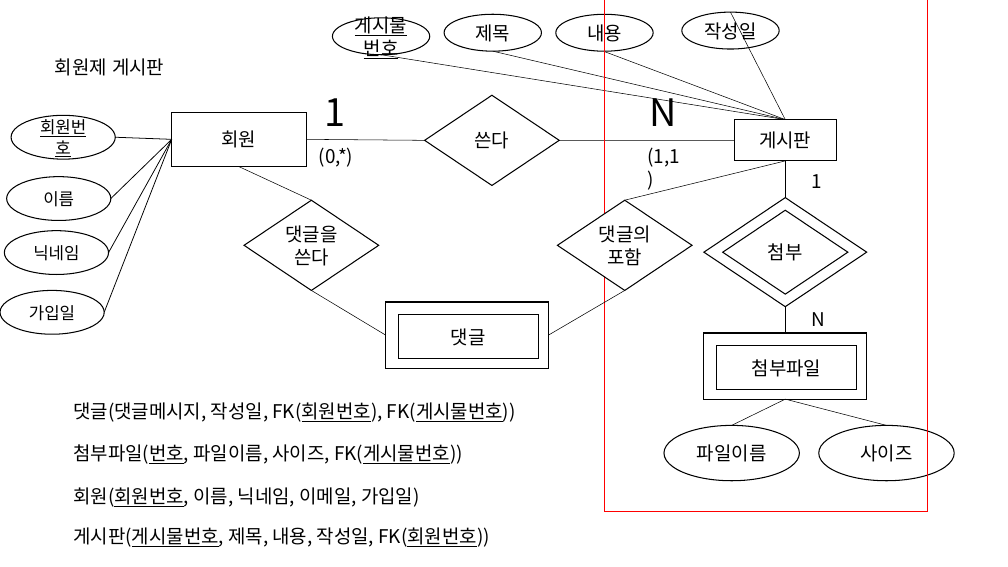
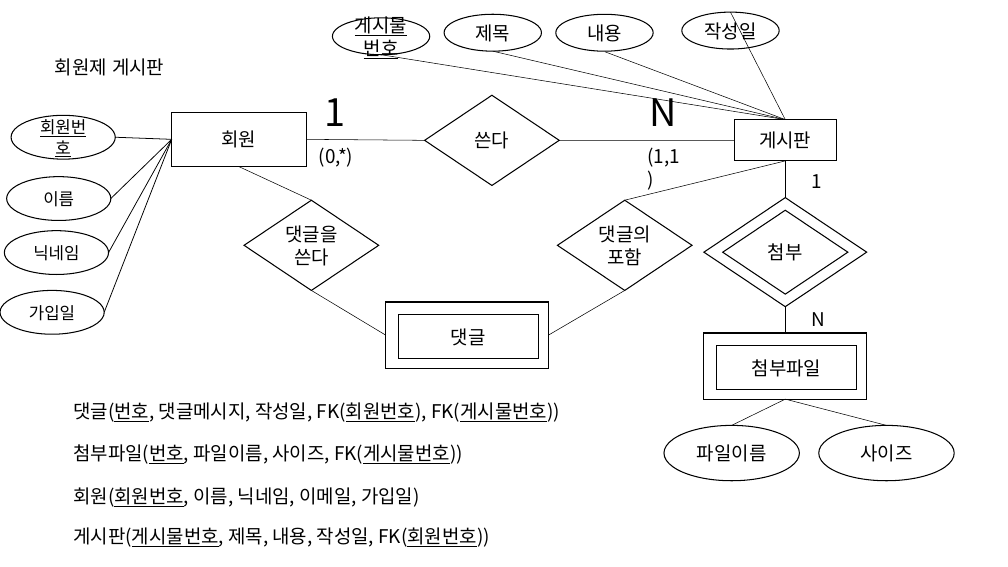
Before and after one commit to himediajrjin/classProject, a slide deck: slide 2 of sql/회원게시판.pptx. Drawn at 1008x567 pixels with LibreOffice and Linux fonts; fonts in the diff are those of the drawing. Boxes give left, top, right and bottom in pixels: in the first picture for what was removed or moved away, otherwise in the second. Text is boxed around its words. In the diff, an @@ line names an element or a change of style, - is before the commit and + after.

```diff
--- a/sql/회원게시판.pptx
+++ b/sql/회원게시판.pptx
@@ rectangle removed at (x1=605, y1=0, x2=929, y2=512) @@
@@ text at (x1=73, y1=402, x2=560, y2=422): text changed @@
-댓글(댓글메시지, 작성일, FK(회원번호), FK(게시물번호))
+댓글(번호, 댓글메시지, 작성일, FK(회원번호), FK(게시물번호))
```
Also in this commit, not shown: 2 other files.
